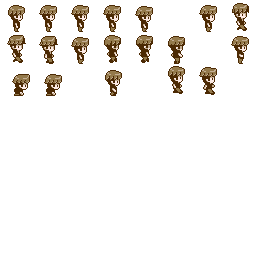
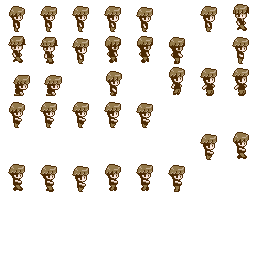
Revision of a layered 256 × 256 image; what changed, layer by layer:
removed layer "jonathanJump01" over left=199, top=67, right=217, bottom=95
removed layer "jonathanJump00" over left=168, top=66, right=185, bottom=94
removed layer "jonathanCrouchOut00" over left=105, top=70, right=122, bottom=85
removed layer "jonathanCrouchIn02" over left=44, top=74, right=62, bottom=94
removed layer "jonathanCrouchIn01" over left=12, top=74, right=30, bottom=94
removed layer "jonathanCrouchIn00" over left=231, top=36, right=249, bottom=51
removed layer "jonathanWalk07" over left=168, top=36, right=185, bottom=51
removed layer "jonathanWalk06" over left=136, top=35, right=153, bottom=50
removed layer "jonathanWalk05" over left=104, top=35, right=121, bottom=50
removed layer "jonathanWalk04" over left=71, top=37, right=89, bottom=53
removed layer "jonathanWalk03" over left=39, top=36, right=58, bottom=51
removed layer "jonathanWalk02" over left=7, top=35, right=26, bottom=50
removed layer "jonathanWalk01" over left=232, top=3, right=249, bottom=18
removed layer "jonathanWalk00" over left=199, top=5, right=217, bottom=21
removed layer "jonathanIdle04" over left=135, top=6, right=153, bottom=21
removed layer "jonathanIdle03" over left=103, top=5, right=121, bottom=21
removed layer "jonathanIdle02" over left=71, top=5, right=89, bottom=20
removed layer "jonathanIdle01" over left=39, top=5, right=57, bottom=20
removed layer "jonathanIdle00" over left=8, top=5, right=25, bottom=20
renamed "Background" to "jonathanWalkHold07", showed it, painted on it over left=7, top=3, right=249, bottom=192
